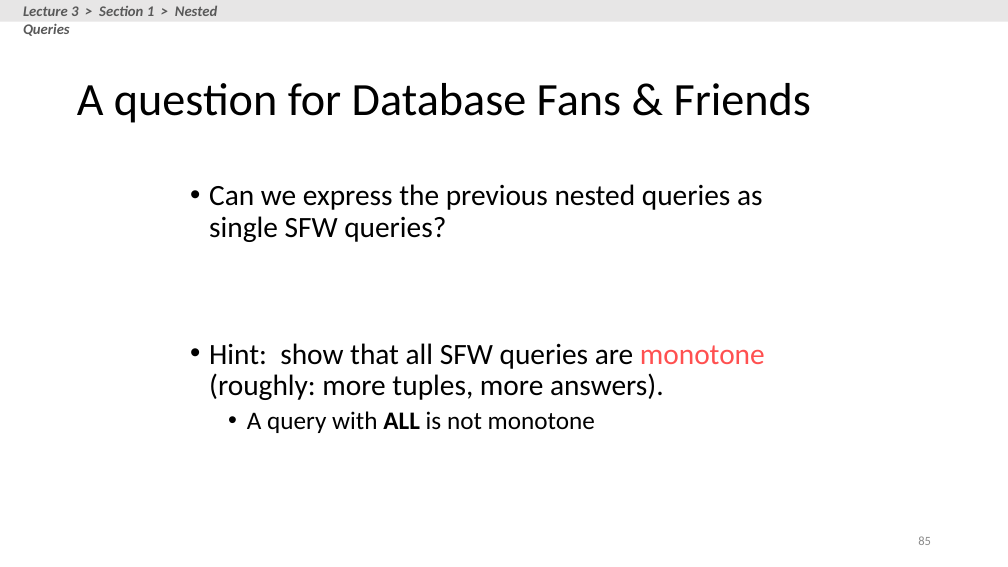
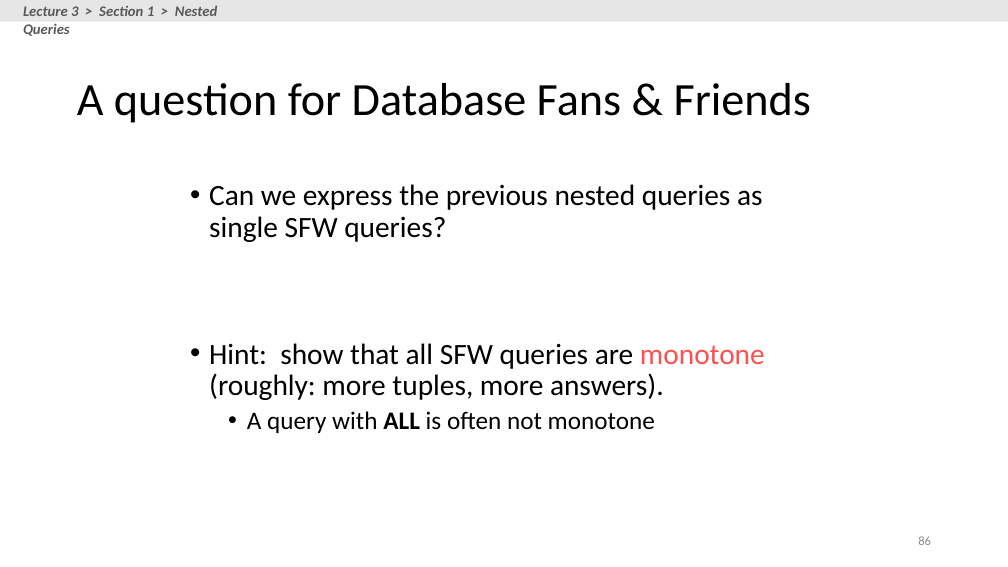
Before and after one commit to HazyResearch/cs145-notebooks-2016, a slide deck: slide 86 of lecture-2-3/Lecture_2_3_SQL.pptx (slide 85 before the commit). Drawn at 1008x567 pixels with LibreOffice and Linux fonts; fonts in the diff are those of the drawing. Boxes give left, top, right and bottom in pixels: in the first picture for what was removed or moved away, otherwise in the second. Text is boxed around its words. In the diff, an @@ line names an element or a change of style, - is before the commit and + after.

```diff
--- a/lecture-2-3/Lecture_2_3_SQL.pptx
+++ b/lecture-2-3/Lecture_2_3_SQL.pptx
@@ text at bbox=[247, 411, 655, 433]: text changed @@
-  • A query with ALL is not monotone
+  • A query with ALL is often not monotone
```
Also in this commit, not shown: 11 other slides changed, 2 slides added, 1 slide removed, 4 other files.
